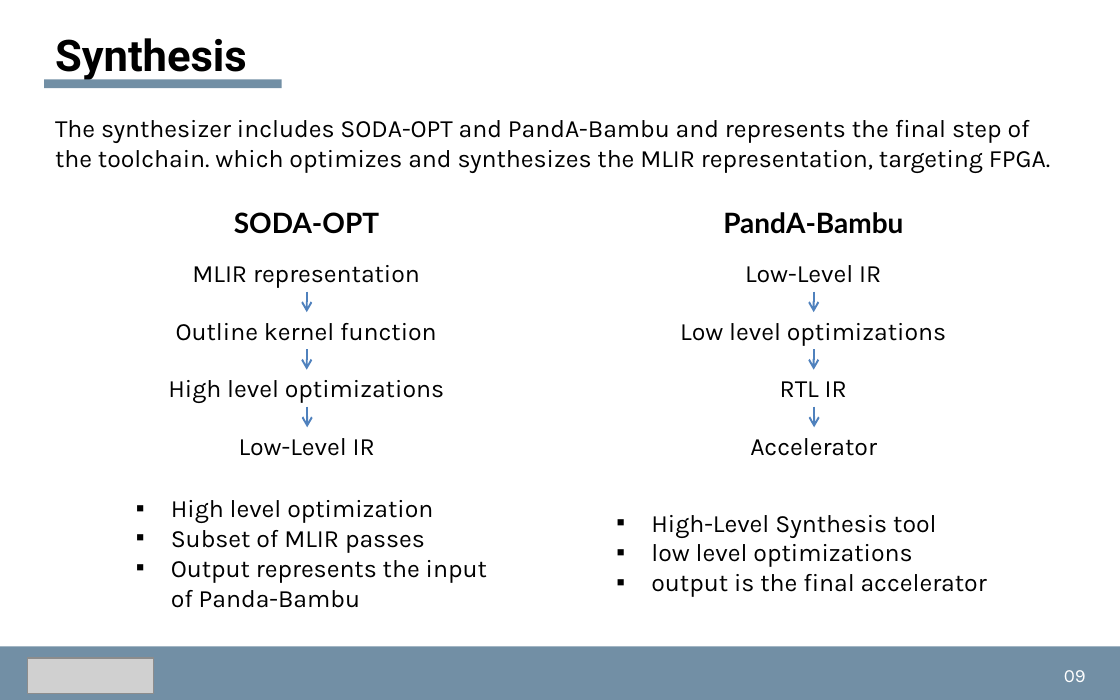
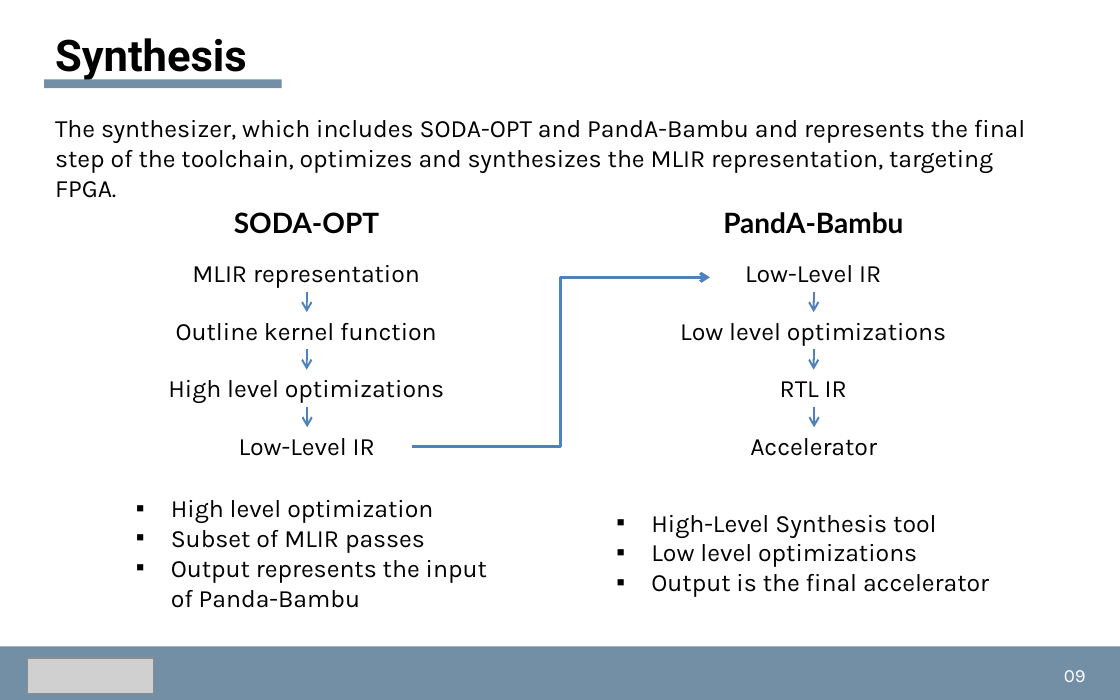
Before and after one commit to dmsgnn/master-thesis, a slide deck: slide 9 of docs/presentation/presentation.pptx. Drawn at 1120x700 pixels with LibreOffice and Linux fonts; fonts in the diff are those of the drawing; grey boxes stand for pictures. Boxes give left, top, right and bottom in pixels: in the first picture for what was removed or moved away, otherwise in the second. Text is boxed around its words. In the diff, an @@ line names an element or a change of style, - is before the commit and + after.

```diff
--- a/docs/presentation/presentation.pptx
+++ b/docs/presentation/presentation.pptx
@@ text at [55, 120, 1025, 173]: text changed @@
-The synthesizer includes SODA-OPT and PandA-Bambu and represents the final step of the toolchain. which optimizes and synthesizes the MLIR representation, targeting FPGA.
+The synthesizer, which includes SODA-OPT and PandA-Bambu and represents the final step of the toolchain, optimizes and synthesizes the MLIR representation, targeting FPGA.
@@ elbow arrow added from (412, 447) to (710, 278), #4F81BD 2 pt @@
@@ text at [651, 544, 989, 597]: text changed @@
-▪ low level optimizations
-▪ output is the final accelerator
+▪ Low level optimizations
+▪ Output is the final accelerator
```
Also in this commit, not shown: 16 other slides changed, 2 slides added, 4 other files.
